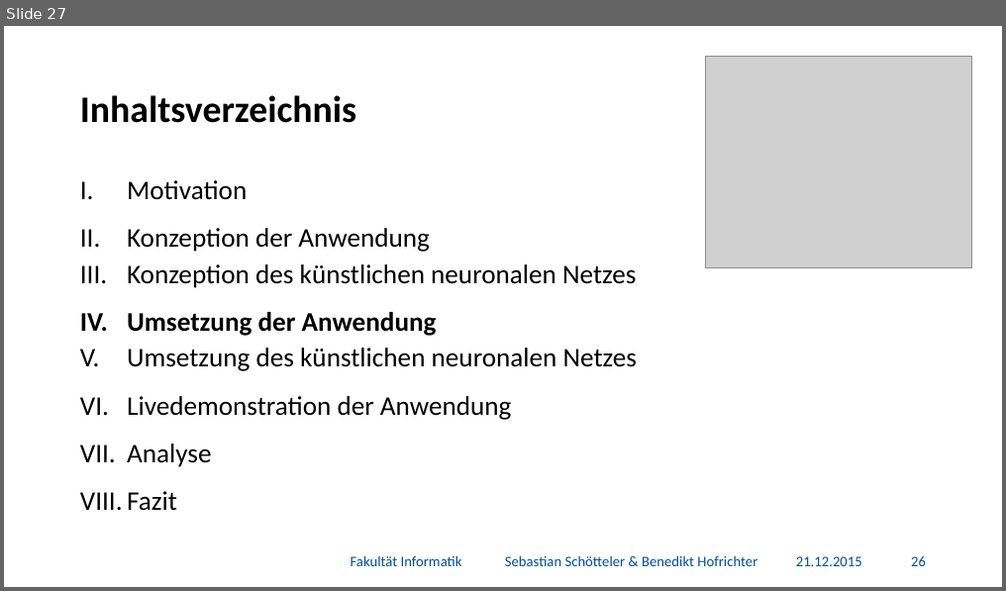
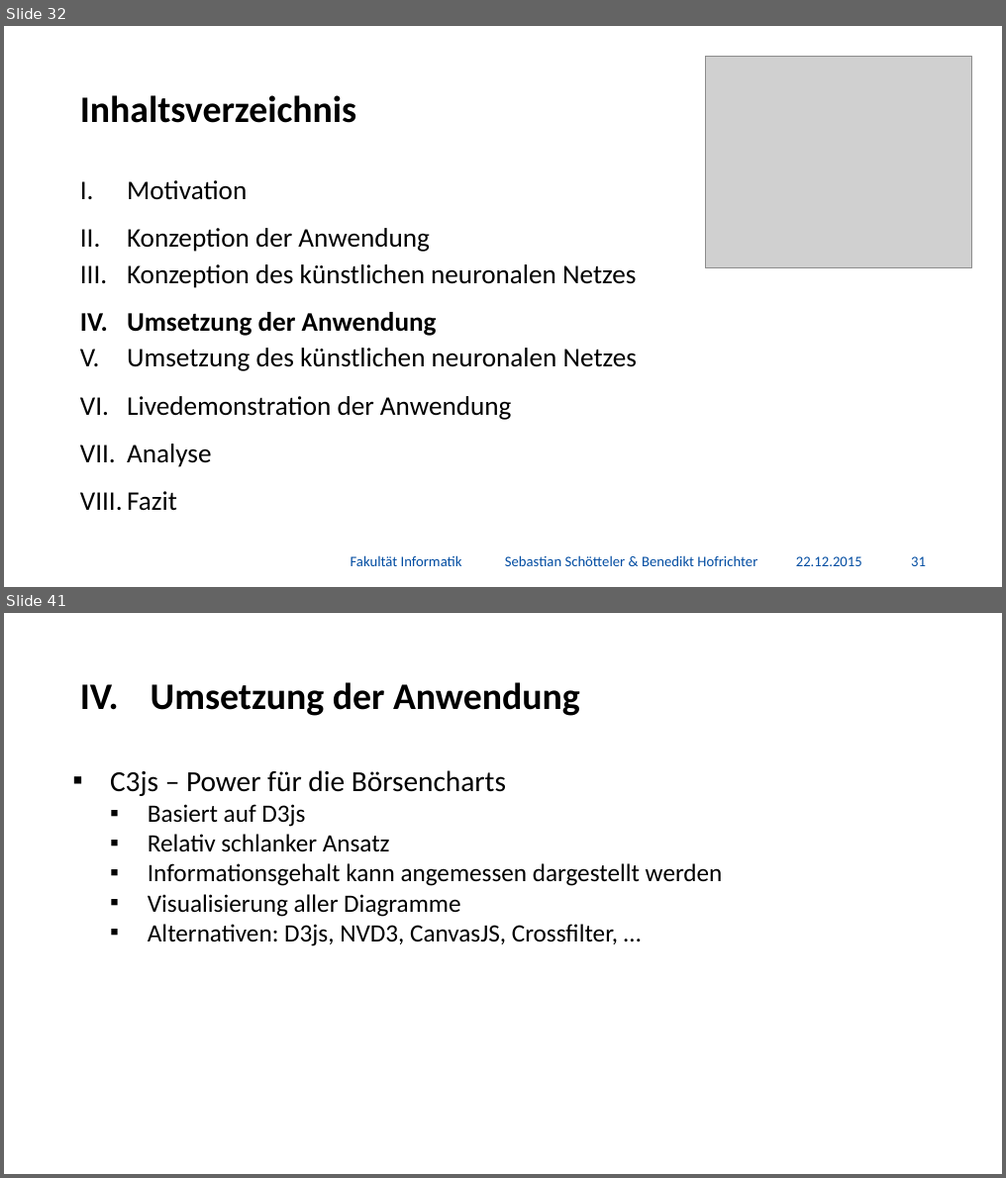
Before and after one commit to BenediktGitGit/soco15, a slide deck: 3b_Vortrag/Präsentation.pptx. Shown one above the other, each under a label of ours: slide 27 before the commit, slides 32 and 41 after it; the slides between them are not shown. The pictures are 1006x591 and 1006x1178 pixels, drawn with LibreOffice and Linux fonts; fonts in the diff are those of the drawing; grey boxes stand for pictures; background and template pictures are left out. Boxes give left, top, right and bottom in pixels: in the first picture for what was removed or moved away, otherwise in the second. Text is boxed around its words. In the diff, an @@ line names an element or a change of style, - is before the commit and + after.

```diff
--- a/3b_Vortrag/Präsentation.pptx
+++ b/3b_Vortrag/Präsentation.pptx
@@ slide 41 added at (4, 613, 1002, 1174), background #FFFFFF @@
@@ title added at (151, 682, 580, 716), 36 pt, text #000000, bold @@
+IV. Umsetzung der Anwendung
@@ text added at (110, 770, 723, 947), 24 pt, text #000000 @@
+▪ C3js – Power für die Börsencharts
+  ▪ Basiert auf D3js
+  ▪ Relativ schlanker Ansatz
+  ▪ Informationsgehalt kann angemessen dargestellt werden
+  ▪ Visualisierung aller Diagramme
+  ▪ Alternativen: D3js, NVD3, CanvasJS, Crossfilter, …
@@ what was slide 27 is now slide 32 @@
@@ slide 32 changed as well @@
@@ text at (796, 557, 862, 567): text changed @@
-21.12.2015
+22.12.2015
@@ page number at (911, 557, 926, 567): text changed @@
-26
+31
```
Also in this commit, not shown: 56 other slides changed, 16 other slides added, 2 slides removed, 1 other file.
